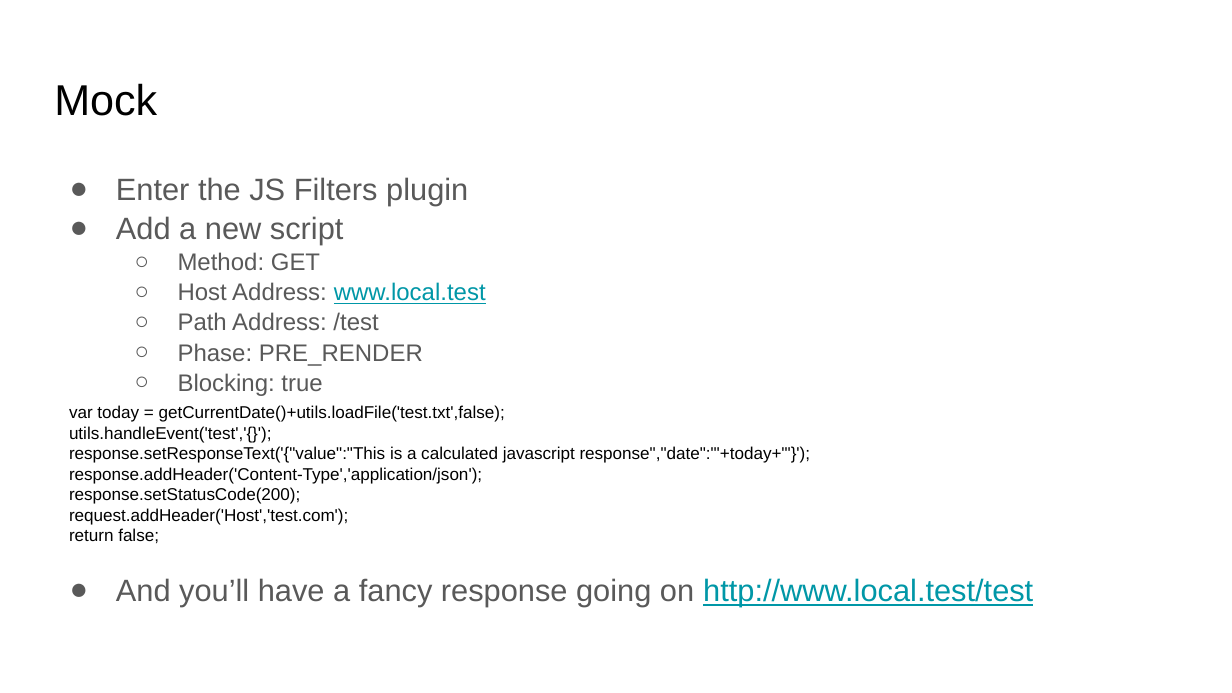
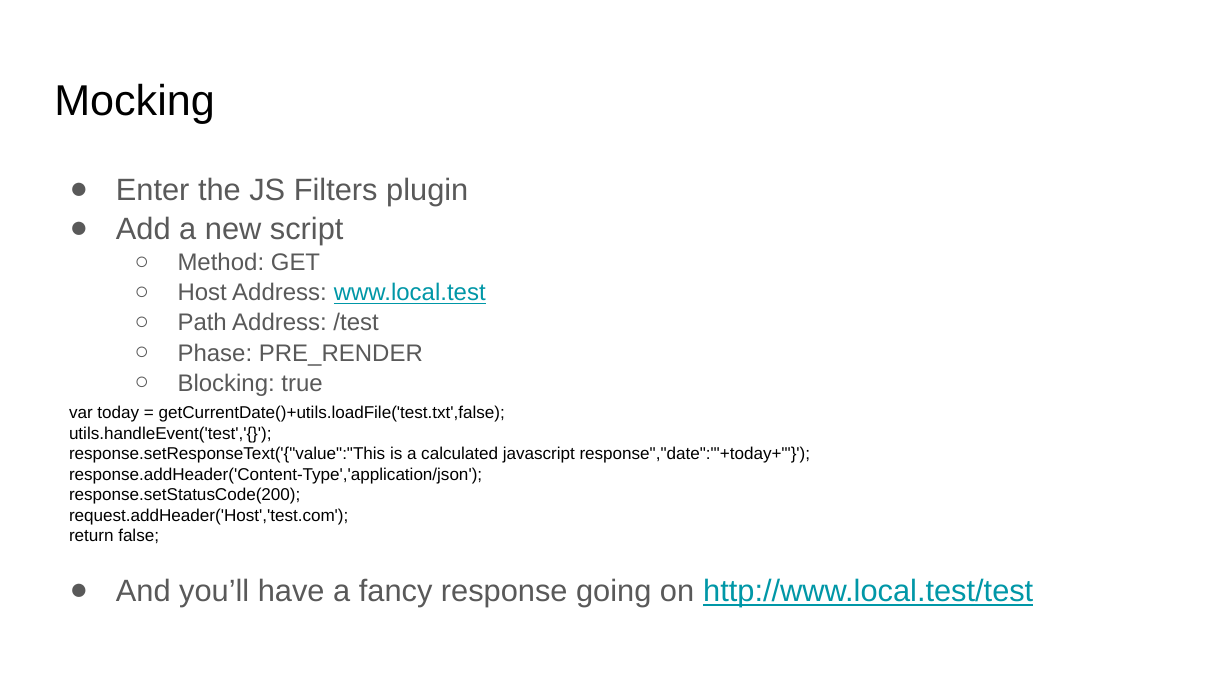
Before and after one commit to kendarorg/HttpAnsweringMachine, a slide deck: slide 10 of docs/HAM.pptx (slide 18 before the commit). Drawn at 1232x693 pixels with LibreOffice and Linux fonts; fonts in the diff are those of the drawing. Boxes give left, top, right and bottom in pixels: in the first picture for what was removed or moved away, otherwise in the second. Text is boxed around its words. In the diff, an @@ line names an element or a change of style, - is before the commit and + after.

```diff
--- a/docs/HAM.pptx
+++ b/docs/HAM.pptx
@@ title at box(54, 83, 214, 123): text changed @@
-Mock
+Mocking
```
Also in this commit, not shown: 1 other slide changed.
